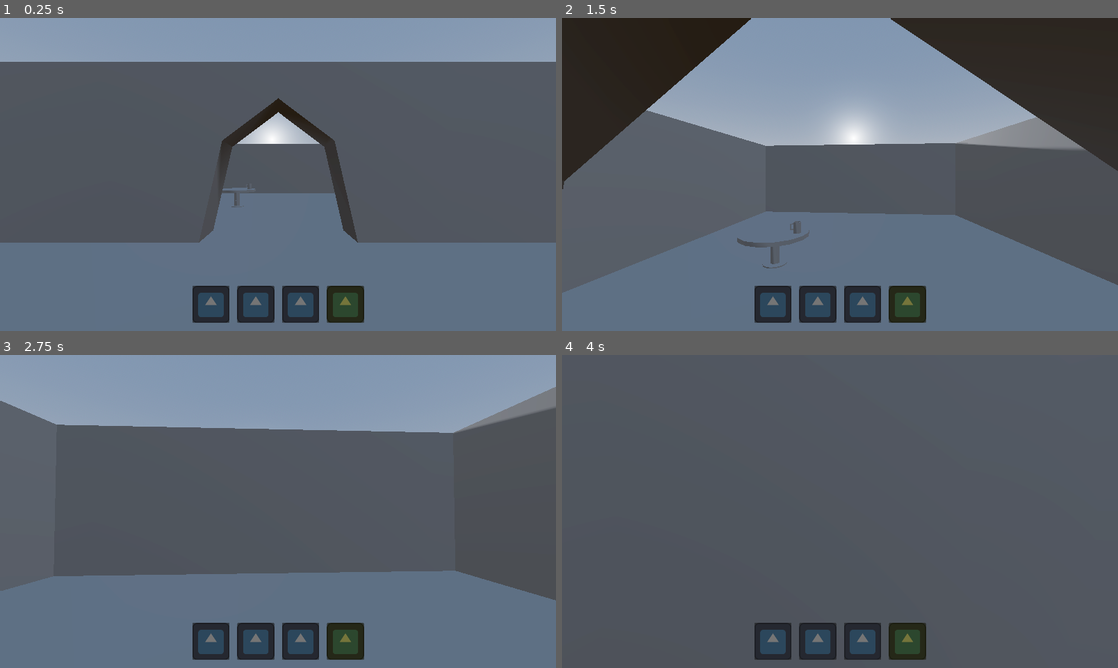
Above: before the commit, frames 1-4 (two rows, left to right).
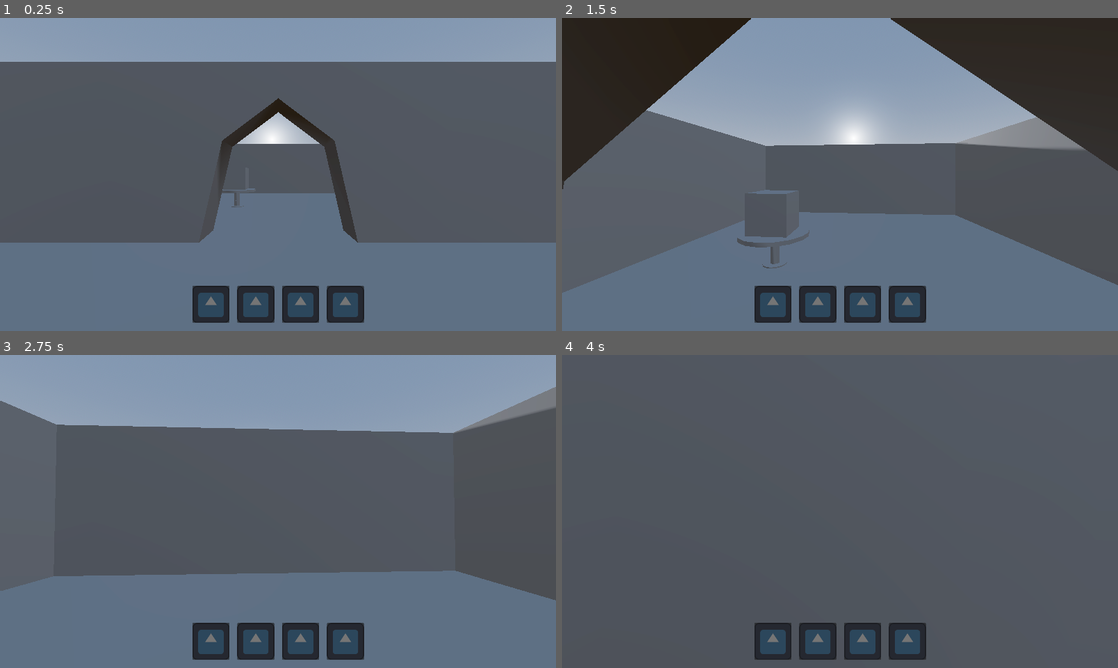
Above: after the commit, the same moments.

Repository: jyatch/3DPractice
Game: Godot game, scene res://main.tscn
Two runs of this game, one before a commit and one after it. Both use one fixed random seed, a clock stepped at 60 frames per second and the inputs below. The project has no main scene, so this scene is started directly. The engine's default icon, where the game draws it, is replaced by a stand-in: a white triangle on a blue panel in a dark square.
Inputs (mouse positions are in pixels of both pictures, inside the frame that each line leads up to):
- Up to frame 1 (0.25 s): no input
- Up to frame 2 (1.5 s): tap Enter at 0.5 s; move the mouse to (867, 174) at 0.52 s; hold W (move_up) from 0.53 s (still down); tap E (pickup) at 0.6 s; tap Space (jump) at 0.77, 0.8, 1.07, 1.35 s; move the mouse to (812, 174) at 1.27 s
- Up to frame 3 (2.75 s): keep holding W (move_up); tap Space (jump) at 1.52, 1.82, 2.3 s; tap E (pickup) at 1.55 s; move the mouse to (289, 505) at 2.02 s; click (289, 505) at 2.1 s
- Up to frame 4 (4 s): keep holding W (move_up); move the mouse to (834, 517) at 2.77 s; tap E (pickup) at 2.85, 3.6 s; tap Space (jump) at 3.02, 3.32, 3.77, 3.8 s; move the mouse to (878, 514) at 3.52 s

The runs differ from the first frame. In frame 1, 0.4% of the frame differs, in the area x 40-65%, y 54-96%; in frame 2, 1.1%, in the area x 32-65%, y 54-96%; in frame 3, 0.4%; in frame 4, 0.4%.

Commit message:
make drink inherit from item

Diff:
--- /dev/null
+++ b/drink.gd
@@ -0,0 +1,5 @@
+extends "res://item.gd"
+
+func _ready():
+	item_name = "Drink"
+	icon_texture = preload("res://Barrel.png")
--- /dev/null
+++ b/drink.tscn
@@ -0,0 +1,11 @@
+[gd_scene load_steps=2 format=3 uid="uid://bvx0kkr0jrey7"]
+
+[ext_resource type="Script" path="res://drink.gd" id="1_tlqvh"]
+
+[node name="drink" type="Node3D"]
+script = ExtResource("1_tlqvh")
+
+[node name="CSGCombiner3D" type="CSGCombiner3D" parent="."]
+use_collision = true
+
+[node name="CSGBox3D" type="CSGBox3D" parent="CSGCombiner3D"]
--- a/game.tscn
+++ b/game.tscn
@@ -2,7 +2,7 @@
 
 [ext_resource type="PackedScene" uid="uid://chby8nkljmbrq" path="res://player.tscn" id="1_abts6"]
 [ext_resource type="PackedScene" uid="uid://c7t22sl6j55vd" path="res://table.tscn" id="2_c2x5c"]
-[ext_resource type="PackedScene" uid="uid://d2wlvwyt65fcw" path="res://tankard.tscn" id="2_iiyk0"]
+[ext_resource type="PackedScene" uid="uid://bvx0kkr0jrey7" path="res://drink.tscn" id="3_b6yhp"]
 
 [sub_resource type="ProceduralSkyMaterial" id="ProceduralSkyMaterial_g7od3"]
 sky_horizon_color = Color(0.64625, 0.65575, 0.67075, 1)
@@ -55,12 +55,9 @@
 
 [node name="Player" parent="." instance=ExtResource("1_abts6")]
 transform = Transform3D(-1, 0, 8.74228e-08, 0, 1, 0, -8.74228e-08, 0, -1, 0, 1.5, 0)
-speed = 5.0
-jump_velocity = 4.5
-mouse_sensitivity = 0.001
-
-[node name="Tankard" parent="." instance=ExtResource("2_iiyk0")]
-transform = Transform3D(0.2, 0, 0, 0, 0.2, 0, 0, 0, 0.2, 1.35188, 1.46134, 9.57925)
 
 [node name="Table" parent="." instance=ExtResource("2_c2x5c")]
 transform = Transform3D(1, 0, 0, 0, 1, 0, 0, 0, 1, 1.95207, 1.27615, 9.63957)
+
+[node name="drink" parent="." instance=ExtResource("3_b6yhp")]
+transform = Transform3D(1, 0, 0, 0, 1, 0, 0, 0, 1, 1.97139, 1.83406, 9.64571)
--- a/hotbar.gd
+++ b/hotbar.gd
@@ -2,15 +2,6 @@
 
 @onready var slots = $HBoxContainer.get_children()
 var selected_slot: int = 0
-
-# Called when the node enters the scene tree for the first time.
-func _ready() -> void:
-	select_slot(3)
-
-# Called every frame. 'delta' is the elapsed time since the previous frame.
-func _process(delta: float) -> void:
-	pass
-
 
 func select_slot(index: int):
 	# sanity check
--- /dev/null
+++ b/item.gd
@@ -0,0 +1,11 @@
+extends Node3D
+
+var item_name = "GenericItem"
+var icon_texture : Texture
+
+# makes the item invisible and disables the CSGCombiner3D
+func pickup():
+	hide()
+	for child in get_children():
+		if child is CSGCombiner3D:
+			child.disabled = true
--- /dev/null
+++ b/item.tscn
@@ -0,0 +1,6 @@
+[gd_scene load_steps=2 format=3 uid="uid://csak32ield861"]
+
+[ext_resource type="Script" path="res://item.gd" id="1_d5vwu"]
+
+[node name="item" type="Node3D"]
+script = ExtResource("1_d5vwu")
--- a/player.gd
+++ b/player.gd
@@ -30,12 +30,8 @@
 	if not is_on_floor():
 		velocity += get_gravity() * delta
 
-	# Pickup controls
-	if raycast.is_colliding():
-		if Input.is_action_just_pressed("pickup"):
-			var obj = raycast.get_collider()
-			if obj.is_in_group("items") and obj.has_method("picked_up"):
-				obj.picked_up()
+	if Input.is_action_just_pressed("pickup"):
+		print("hi")
 
 	# hotbar controls
 	for i in range(1, 5):
--- a/tankard.gd
+++ /dev/null
@@ -1,8 +0,0 @@
-extends Node3D
-
-var item_name = "Tankard"
-var icon : Texture2D = preload("res://Barrel.png")
-
-func pickup(player):
-	player.add_to_hotbar(self)
-	queue_free()
--- a/tankard.tscn
+++ /dev/null
@@ -1,30 +0,0 @@
-[gd_scene load_steps=2 format=3 uid="uid://d2wlvwyt65fcw"]
-
-[ext_resource type="Script" path="res://tankard.gd" id="1_m1a2x"]
-
-[node name="Tankard" type="Node3D"]
-transform = Transform3D(0.2, 0, 0, 0, 0.2, 0, 0, 0, 0.2, 0, 0, 0)
-script = ExtResource("1_m1a2x")
-
-[node name="CSGCombiner3D" type="CSGCombiner3D" parent="."]
-use_collision = true
-
-[node name="Outside" type="CSGCylinder3D" parent="CSGCombiner3D"]
-transform = Transform3D(1, 0, 0, 0, 0.683558, 0, 0, 0, 1, 0, 0, 0)
-
-[node name="Inside" type="CSGCylinder3D" parent="CSGCombiner3D"]
-transform = Transform3D(0.783503, 0, 0, 0, 0.732063, 0, 0, 0, 0.783503, 0, 0.065375, 0)
-operation = 2
-height = 1.77965
-
-[node name="Handle1" type="CSGBox3D" parent="CSGCombiner3D"]
-transform = Transform3D(0.135953, 0, 0.0530523, 0, 0.145938, 0, -0.0530523, 0, 0.135953, 0.574248, 0.445529, -0.241496)
-size = Vector3(3.00635, 1, 1)
-
-[node name="Handle2" type="CSGBox3D" parent="CSGCombiner3D"]
-transform = Transform3D(0.135953, 0, 0.0530523, 0, 0.145938, 0, -0.0530523, 0, 0.135953, 0.574248, -0.217664, -0.241496)
-size = Vector3(3.00635, 1, 1)
-
-[node name="BigHandle" type="CSGBox3D" parent="CSGCombiner3D"]
-transform = Transform3D(0.231584, 0, 0.0370883, 0, 1, 0, -0.0903372, 0, 0.0950775, 0.717867, 0.125284, -0.29925)
-size = Vector3(0.571533, 0.765137, 1.4151)
